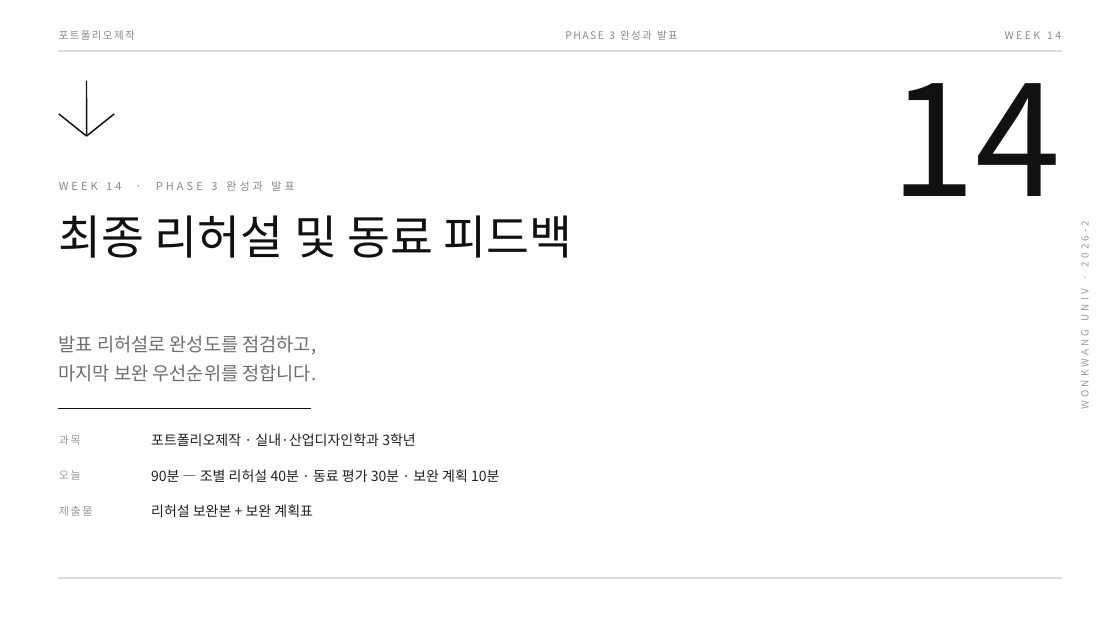
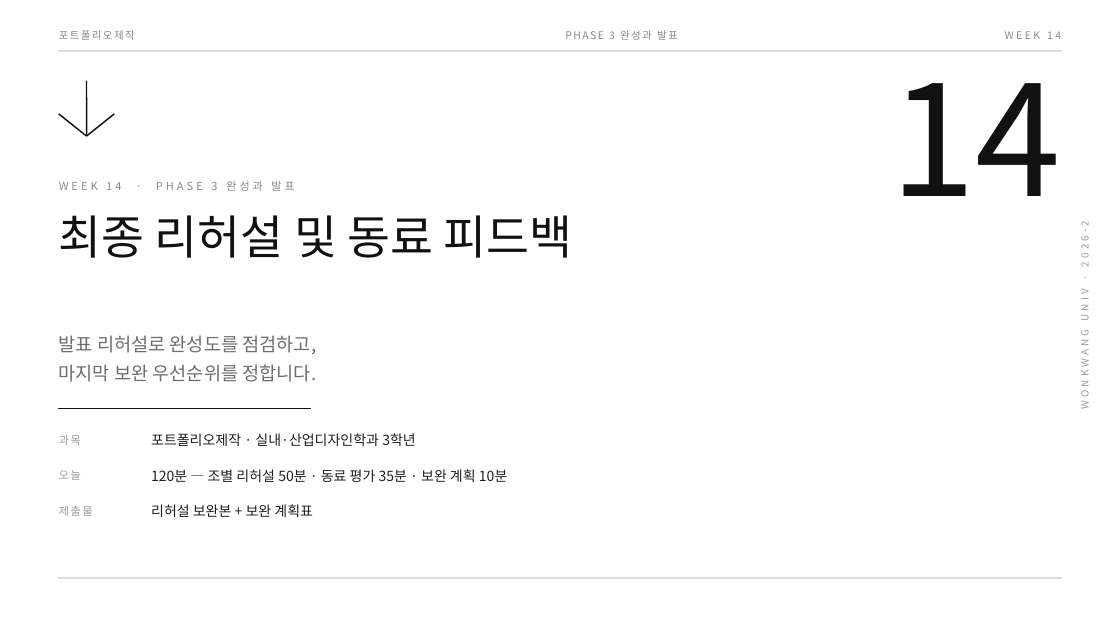
Before and after one commit to design-eng/MIN.D, a slide deck: slide 1 of dist/weeks-포트폴리오제작/포트폴리오제작_14주차_리허설.pptx. Drawn at 1120x630 pixels with LibreOffice and Linux fonts; fonts in the diff are those of the drawing. Boxes give left, top, right and bottom in pixels: in the first picture for what was removed or moved away, otherwise in the second. Text is boxed around its words. In the diff, an @@ line names an element or a change of style, - is before the commit and + after.

```diff
--- a/dist/weeks-포트폴리오제작/포트폴리오제작_14주차_리허설.pptx
+++ b/dist/weeks-포트폴리오제작/포트폴리오제작_14주차_리허설.pptx
@@ text at (x1=151, y1=469, x2=507, y2=482): text changed @@
-90분 — 조별 리허설 40분 · 동료 평가 30분 · 보완 계획 10분
+120분 — 조별 리허설 50분 · 동료 평가 35분 · 보완 계획 10분
```
Also in this commit, not shown: 1 other slide changed, 34 other files.
